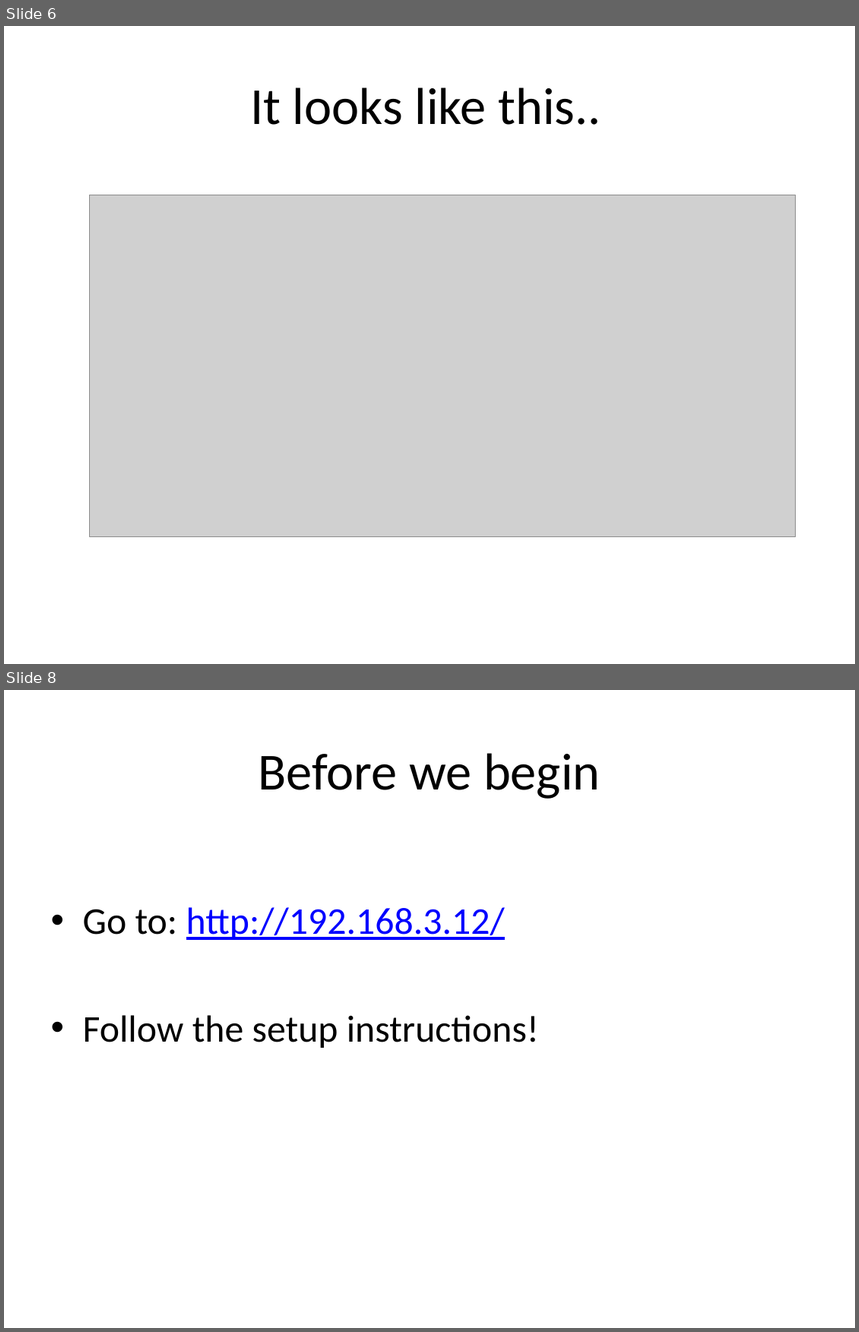
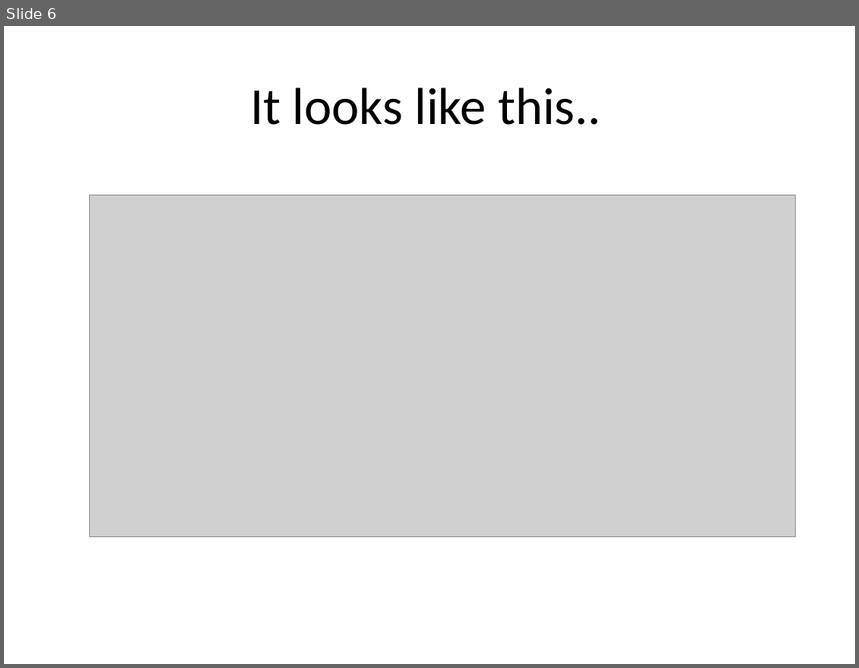
Before and after one commit to nearform/developing-microservices, a slide deck: presentation.pptx. Shown one above the other, each under a label of ours: slides 6 and 8 before the commit, slide 6 after it; the slides between them are not shown. The pictures are 859x1332 and 859x668 pixels, drawn with LibreOffice and Linux fonts; fonts in the diff are those of the drawing; grey boxes stand for pictures; background and template pictures are left out. Boxes give left, top, right and bottom in pixels: in the first picture for what was removed or moved away, otherwise in the second. Text is boxed around its words. In the diff, an @@ line names an element or a change of style, - is before the commit and + after.

```diff
--- a/presentation.pptx
+++ b/presentation.pptx
@@ slide 8 removed at [4, 690, 855, 1328], background #FFFFFF @@
@@ title removed at [259, 753, 601, 799] @@
-Before we begin
@@ text removed at [83, 907, 539, 1048] @@
-• Go to: http://192.168.3.12/
-• Follow the setup instructions!
```
Also in this commit, not shown: 14 slides changed.
